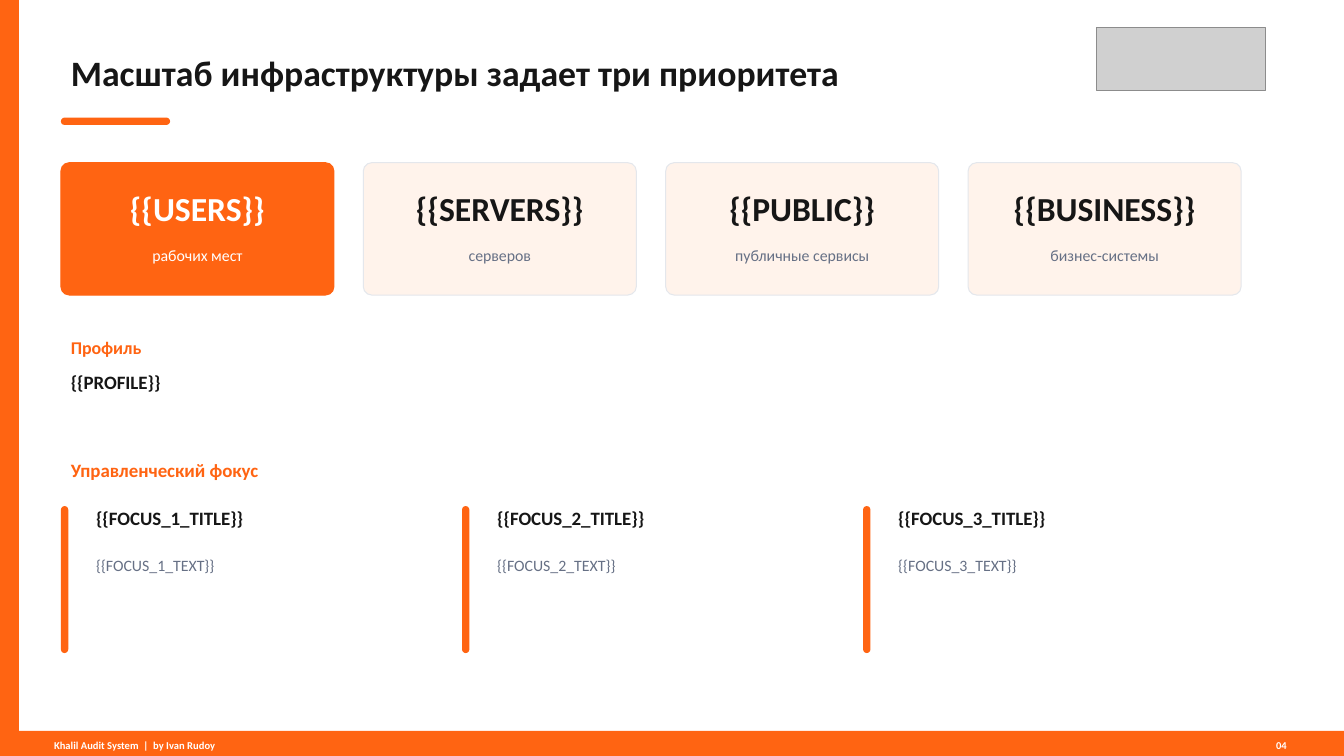
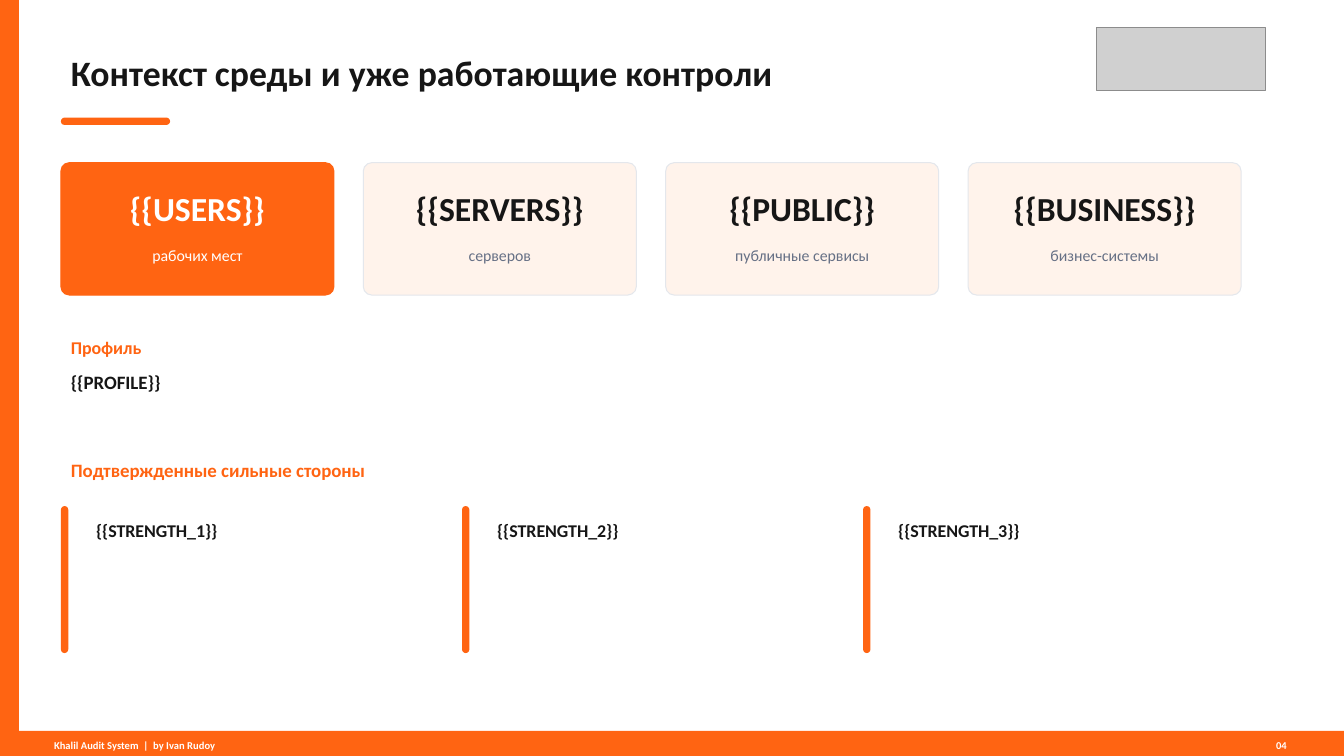
Before and after one commit to irudoy1982/BTGAudit, a slide deck: slide 4 of static/audit_presentation_khalil.pptx. Drawn at 1344x756 pixels with LibreOffice and Linux fonts; fonts in the diff are those of the drawing; grey boxes stand for pictures. Boxes give left, top, right and bottom in pixels: in the first picture for what was removed or moved away, otherwise in the second. Text is boxed around its words. In the diff, an @@ line names an element or a change of style, - is before the commit and + after.

```diff
--- a/static/audit_presentation_khalil.pptx
+++ b/static/audit_presentation_khalil.pptx
@@ text at (71, 61, 772, 92): text changed @@
-Масштаб инфраструктуры задает три приоритета
+Контекст среды и уже работающие контроли
@@ text at (71, 464, 365, 480): text changed @@
-Управленческий фокус
+Подтвержденные сильные стороны
@@ text at (96, 524, 217, 540): text changed; size 13.5 to 12.8 pt @@
-{{FOCUS_1_TITLE}}
+{{STRENGTH_1}}
@@ text at (497, 524, 618, 540): text changed; size 11.2 to 12.8 pt; text colour #667085 to #161616; bold on @@
-{{FOCUS_2_TEXT}}
+{{STRENGTH_2}}
@@ text removed at (497, 511, 644, 528) @@
-{{FOCUS_2_TITLE}}
@@ text at (898, 524, 1019, 540): text changed; size 11.2 to 12.8 pt; text colour #667085 to #161616; bold on @@
-{{FOCUS_3_TEXT}}
+{{STRENGTH_3}}
@@ text removed at (898, 511, 1045, 528) @@
-{{FOCUS_3_TITLE}}
@@ text removed at (96, 559, 214, 573) @@
-{{FOCUS_1_TEXT}}
```
Also in this commit, not shown: 6 other slides changed, 6 slides added, 2 slides removed, 7 other files.
